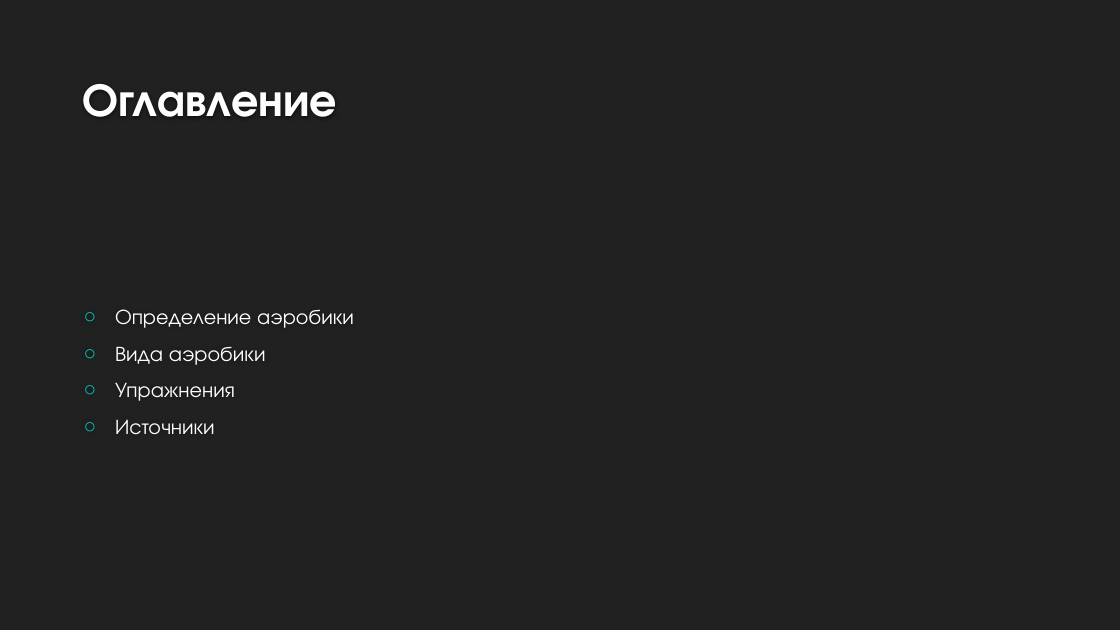
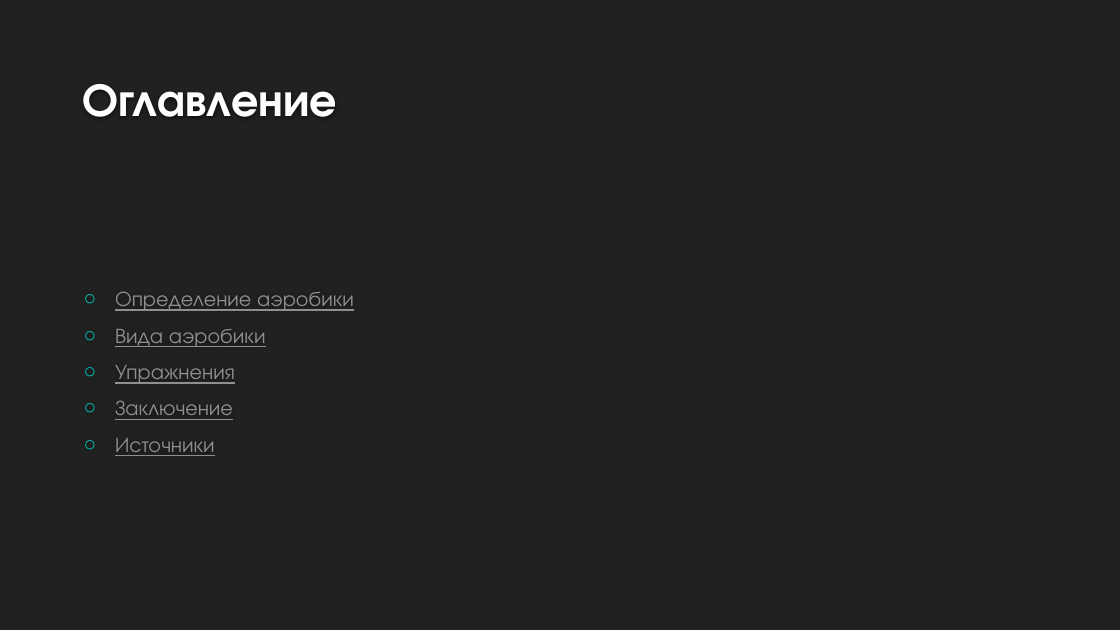
Before and after one commit to Rakleed/rgpu, a slide deck: slide 2 of 6-semester/physical-education/practical1.pptx. Drawn at 1120x630 pixels with LibreOffice and Linux fonts; fonts in the diff are those of the drawing; background and template pictures are left out. Boxes give left, top, right and bottom in pixels: in the first picture for what was removed or moved away, otherwise in the second. Text is boxed around its words. In the diff, an @@ line names an element or a change of style, - is before the commit and + after.

```diff
--- a/6-semester/physical-education/practical1.pptx
+++ b/6-semester/physical-education/practical1.pptx
@@ text at (x1=115, y1=291, x2=354, y2=456): text colour #FFFFFF to #8F8F8F, underline on in "Определение аэробики", "Вида аэробики", "Упражнения", "Источники" @@
@@ text at (x1=115, y1=400, x2=233, y2=420): paragraph added @@
+○ Заключение
```
